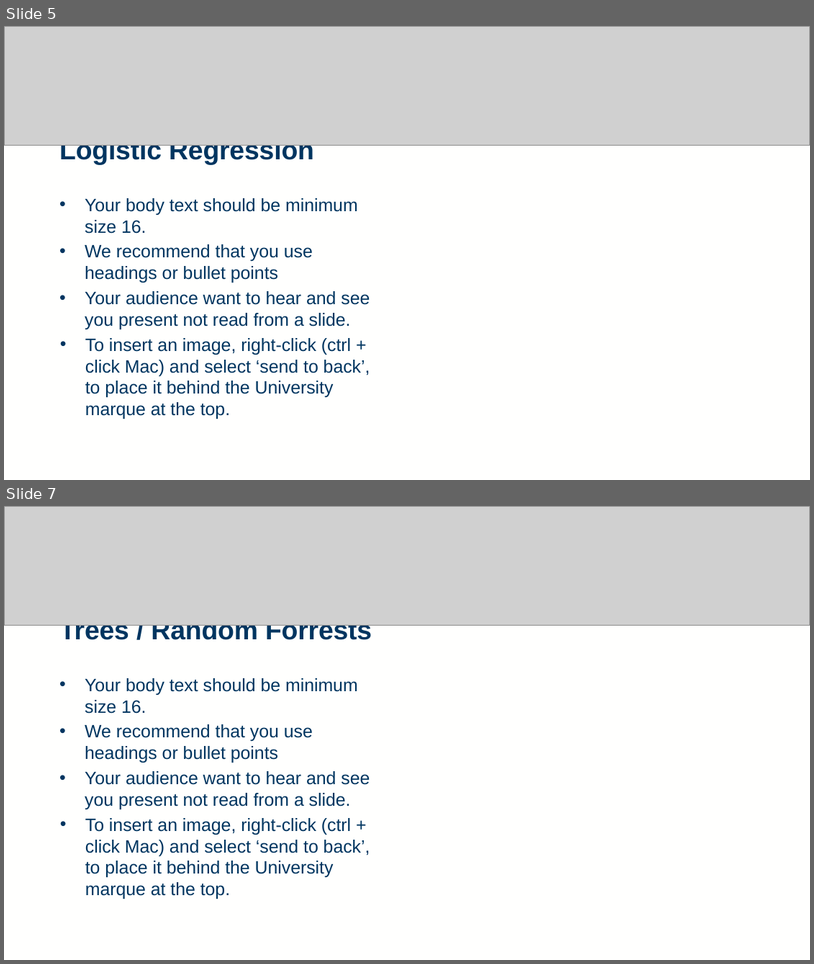
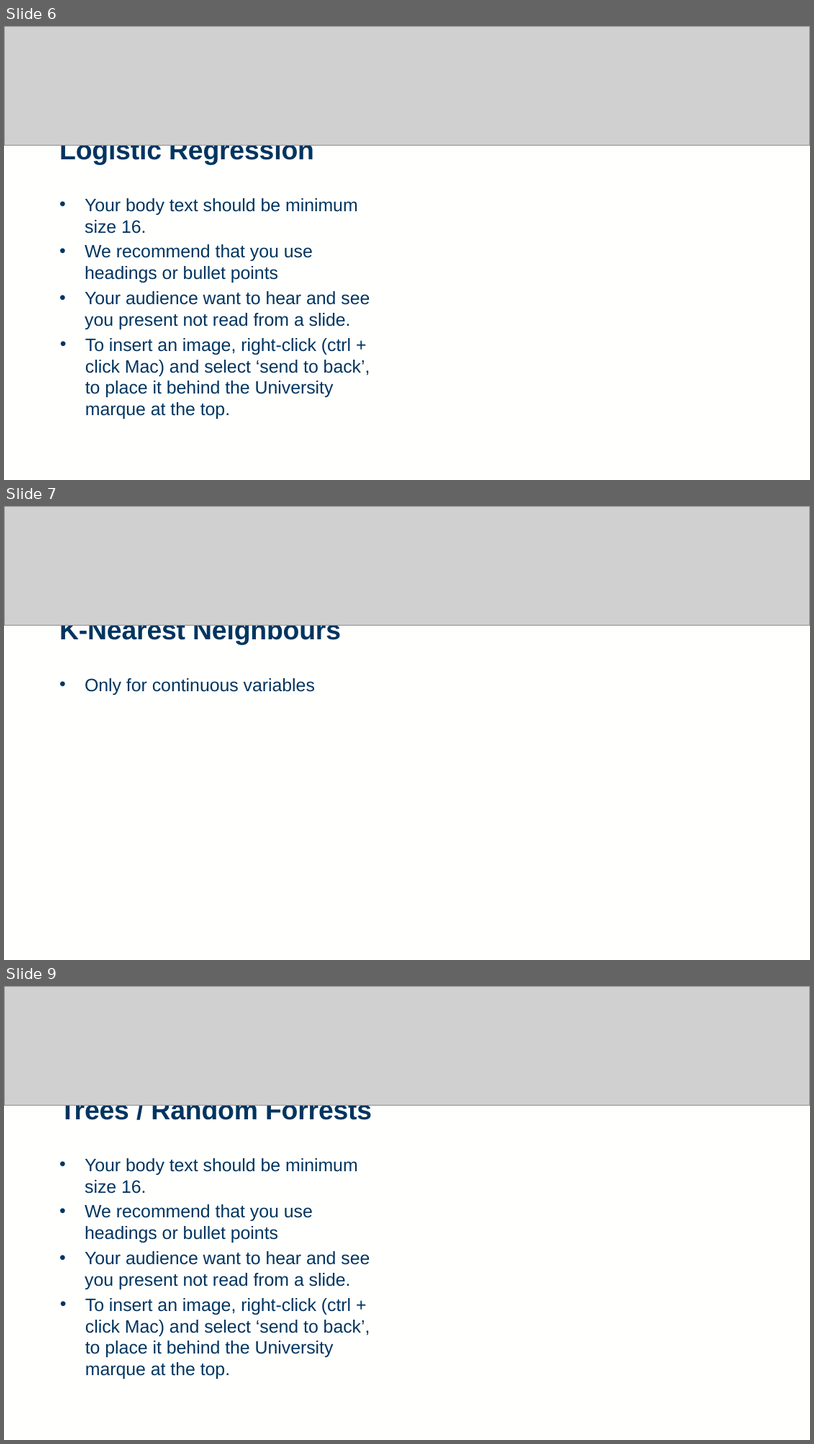
Before and after one commit to rtedwards/ARDS-classification, a slide deck: viva/viva_2416963E.pptx. Shown one above the other, each under a label of ours: slides 5 and 7 before the commit, slides 6, 7 and 9 after it; the slides between them are not shown. The pictures are 814x964 and 814x1444 pixels, drawn with LibreOffice and Linux fonts; fonts in the diff are those of the drawing; grey boxes stand for pictures. Boxes give left, top, right and bottom in pixels: in the first picture for what was removed or moved away, otherwise in the second. Text is boxed around its words. In the diff, an @@ line names an element or a change of style, - is before the commit and + after.

```diff
--- a/viva/viva_2416963E.pptx
+++ b/viva/viva_2416963E.pptx
@@ slide 7 added at (x1=4, y1=506, x2=810, y2=960), background #FFFFFE; not listed: 3 template elements that a slide beside it also shows @@
@@ picture added at (x1=4, y1=506, x2=810, y2=626) @@
@@ rectangle added at (x1=54, y1=613, x2=382, y2=940), fill #FFFFFE at 80% opacity @@
@@ title added at (x1=59, y1=625, x2=341, y2=644), 24 pt, text #003560, bold @@
+K-Nearest Neighbours
@@ text added at (x1=85, y1=678, x2=315, y2=695), 16 pt, text #003560 @@
+• Only for continuous variables
@@ what was slide 5 is now slide 6 @@
@@ what was slide 7 is now slide 9 @@
```
Also in this commit, not shown: 1 slide changed, 2 other slides added.
